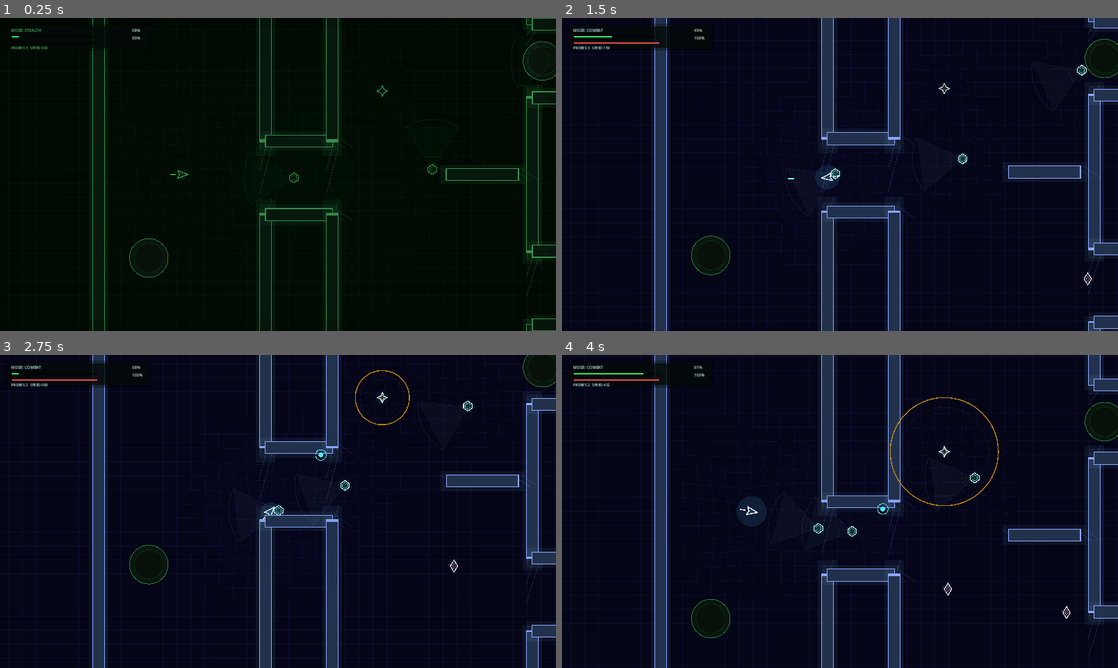
Above: before the commit, frames 1-4 (two rows, left to right).
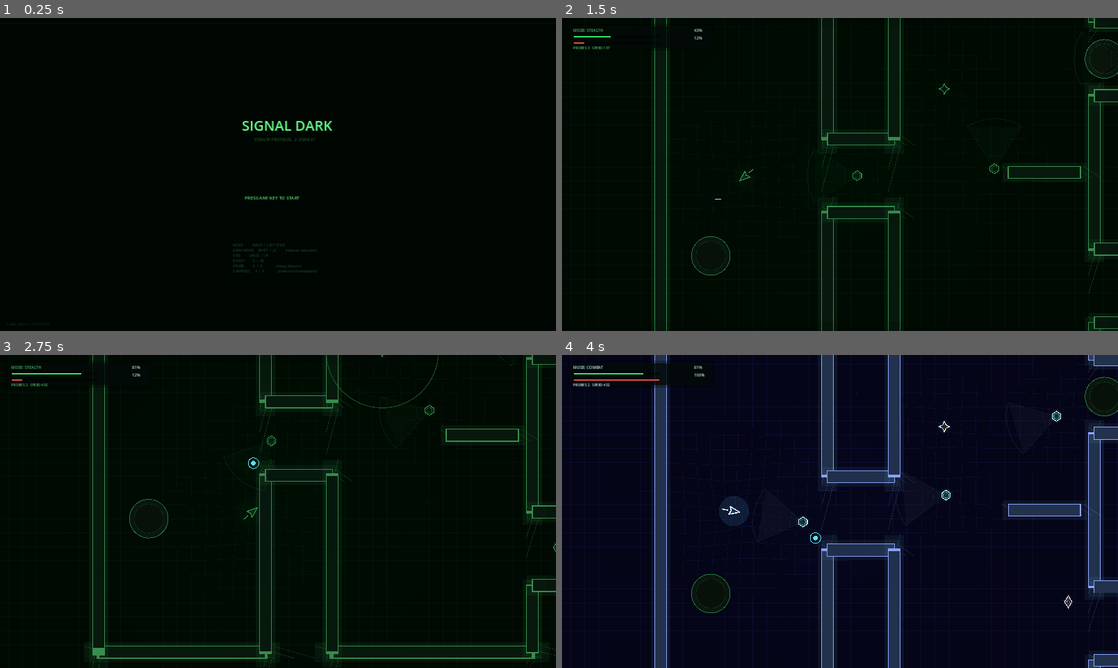
Above: after the commit, the same moments.

Repository: weeksdev/signal_dark
Game: Godot game, scene res://src/ui/StartScreen.tscn
Same seed, same stepped clock (60 frames per second), same inputs: the game is played once before the commit and once after it. Before the commit the project starts from res://src/world/World.tscn.
Inputs (mouse positions are in pixels of both pictures, inside the frame that each line leads up to):
- Up to frame 1 (0.25 s): no input
- Up to frame 2 (1.5 s): tap Enter at 0.5 s; move the mouse to (962, 158) at 0.52 s; hold D (move_right) 0.53-1.28 s; hold Space (boost) 0.53-1.28 s; move the mouse to (728, 190) at 1.27 s; hold S (move_down) from 1.28 s (still down); click (728, 190) at 1.35 s
- Up to frame 3 (2.75 s): move the mouse to (333, 442) at 2.02 s; release S (move_down) at 2.03 s; hold D (move_right) from 2.03 s (still down); hold Q (probe) from 2.03 s (still down)
- Up to frame 4 (4 s): move the mouse to (812, 574) at 2.77 s; release D (move_right) at 2.78 s; release Q (probe) at 2.78 s; hold W (move_up) 2.78-3.53 s; tap E (suppress) at 2.85 s; move the mouse to (1006, 558) at 3.52 s; hold A (move_left) from 3.53 s (still down); hold Space (boost) from 3.53 s (still down)

The runs differ from the first frame. In frame 1, 3.2% of the frame differs, in the area x 2-100%, y 0-100%; in frame 2, 27%, in the area x 0-100%, y 0-100%; in frame 3, 26%; in frame 4, 7.2%.

Commit message:
Add Start screen, Game Over screen, replace death flash
StartScreen: phosphor green title screen with grid background, animated
scan line, blinking start prompt, full controls reference. Any key/button
press loads World.tscn after 0.6s guard to prevent accidental skip.

GameOverOverlay: replaces the 0.45s white flash. Fades in red GAME OVER
with glow, pulsing red tint, countdown then PRESS ANY KEY TO RETRY blink.
Auto-restarts after 2.55s or on any key. 1.1s input guard prevents
holding a key from skipping before player has read the screen.

project.godot: main scene is now StartScreen.tscn.

Co-Authored-By: Claude Sonnet 4.6 <noreply@anthropic.com>

Diff:
--- a/project.godot
+++ b/project.godot
@@ -6,7 +6,7 @@
 [application]
 
 config/name="Signal Dark"
-run/main_scene="res://src/world/World.tscn"
+run/main_scene="res://src/ui/StartScreen.tscn"
 
 [autoload]
 
--- /dev/null
+++ b/src/ui/GameOverOverlay.gd
@@ -0,0 +1,89 @@
+extends Control
+
+const FADE_IN_SECS := 0.55
+const HOLD_SECS    := 2.0
+const TOTAL_SECS   := FADE_IN_SECS + HOLD_SECS
+
+var _active: bool  = false
+var _elapsed: float = 0.0
+var _accept_input: bool = false
+
+
+func trigger() -> void:
+	_active = true
+	_elapsed = 0.0
+	_accept_input = false
+	queue_redraw()
+	# Brief delay before accepting input so a held key doesn't skip instantly
+	var t := get_tree().create_timer(1.1)
+	t.timeout.connect(func(): _accept_input = true)
+
+
+func _process(delta: float) -> void:
+	if not _active:
+		return
+	_elapsed += delta
+	queue_redraw()
+	if _elapsed >= TOTAL_SECS:
+		_restart()
+
+
+func _input(event: InputEvent) -> void:
+	if not _active or not _accept_input:
+		return
+	var pressed := false
+	if event is InputEventKey and event.pressed and not event.echo:
+		pressed = true
+	elif event is InputEventJoypadButton and event.pressed:
+		pressed = true
+	if pressed:
+		_restart()
+
+
+func _restart() -> void:
+	_active = false
+	GameState.restart_zone()
+
+
+func _draw() -> void:
+	if not _active:
+		return
+
+	var vp    := get_viewport_rect().size
+	var alpha := minf(_elapsed / FADE_IN_SECS, 1.0)
+	var font  := ThemeDB.fallback_font
+	var cx    := vp.x * 0.5
+
+	# Dark overlay
+	draw_rect(Rect2(Vector2.ZERO, vp), Color(0.0, 0.0, 0.0, 0.82 * alpha))
+
+	# Red tint pulse
+	var pulse := 0.5 + 0.5 * sin(_elapsed * 3.0)
+	draw_rect(Rect2(Vector2.ZERO, vp),
+			Color(0.55, 0.0, 0.0, 0.06 * alpha * pulse))
+
+	# GAME OVER — layered glow
+	var gx := cx - 80.0
+	var gy := vp.y * 0.43
+	for i in 2:
+		var spread := (2 - i) * 3.0
+		draw_string(font, Vector2(gx + spread * 0.4, gy + spread * 0.4),
+				"GAME OVER", HORIZONTAL_ALIGNMENT_LEFT, -1, 32,
+				Color(0.9, 0.1, 0.08, 0.15 * alpha))
+	draw_string(font, Vector2(gx, gy), "GAME OVER",
+			HORIZONTAL_ALIGNMENT_LEFT, -1, 32,
+			Color(1.0, 0.22, 0.18, alpha))
+
+	# Prompt or countdown
+	if _accept_input:
+		if fmod(_elapsed, 1.1) < 0.7:
+			draw_string(font, Vector2(cx - 82.0, vp.y * 0.555),
+					"PRESS ANY KEY TO RETRY",
+					HORIZONTAL_ALIGNMENT_LEFT, -1, 12,
+					Color(0.9, 0.45, 0.4, alpha * 0.85))
+	else:
+		var remaining := maxf(0.0, TOTAL_SECS - _elapsed)
+		draw_string(font, Vector2(cx - 10.0, vp.y * 0.555),
+				"%.1f" % remaining,
+				HORIZONTAL_ALIGNMENT_LEFT, -1, 13,
+				Color(1.0, 0.22, 0.18, alpha * 0.55))
--- /dev/null
+++ b/src/ui/StartScreen.gd
@@ -0,0 +1,106 @@
+extends Node2D
+
+var _elapsed: float = 0.0
+var _ready_to_start: bool = false
+
+
+func _ready() -> void:
+	AlertSystem.reset()
+	ColorSystem.reset()
+	var t := get_tree().create_timer(0.6)
+	t.timeout.connect(func(): _ready_to_start = true)
+
+
+func _process(delta: float) -> void:
+	_elapsed += delta
+	queue_redraw()
+
+
+func _input(event: InputEvent) -> void:
+	if not _ready_to_start:
+		return
+	var pressed := false
+	if event is InputEventKey and event.pressed and not event.echo:
+		pressed = true
+	elif event is InputEventJoypadButton and event.pressed:
+		pressed = true
+	if pressed:
+		get_tree().change_scene_to_file("res://src/world/World.tscn")
+
+
+func _draw() -> void:
+	var vp  := get_viewport_rect().size
+	var t   := _elapsed
+	var font := ThemeDB.fallback_font
+
+	# Background
+	draw_rect(Rect2(Vector2.ZERO, vp), Color(0.0, 0.025, 0.01, 1.0))
+
+	# Grid
+	var gc := Color(0.1, 0.24, 0.14, 0.3)
+	var sp := 28.0
+	var gx := 0.0
+	while gx <= vp.x:
+		draw_line(Vector2(gx, 0.0), Vector2(gx, vp.y), gc, 1.0)
+		gx += sp
+	var gy := 0.0
+	while gy <= vp.y:
+		draw_line(Vector2(0.0, gy), Vector2(vp.x, gy), gc, 1.0)
+		gy += sp
+
+	# Animated scan line
+	var scan_y := fmod(t * 180.0, vp.y + 60.0) - 30.0
+	draw_line(Vector2(0.0, scan_y), Vector2(vp.x, scan_y),
+			Color(0.3, 0.9, 0.45, 0.06), 2.0)
+
+	# Title glow (layered for phosphor bloom)
+	var cx  := vp.x * 0.5
+	var ty  := vp.y * 0.36
+	var title := "SIGNAL DARK"
+	for i in 3:
+		var spread := (3 - i) * 3.0
+		draw_string(font,
+				Vector2(cx - 104.0 + spread * 0.3, ty + spread * 0.3),
+				title, HORIZONTAL_ALIGNMENT_LEFT, -1, 40,
+				Color(0.15, 0.7, 0.3, 0.12 - i * 0.03))
+	draw_string(font, Vector2(cx - 104.0, ty), title,
+			HORIZONTAL_ALIGNMENT_LEFT, -1, 40,
+			Color(0.42, 1.0, 0.56, 0.95))
+
+	# Tagline
+	draw_string(font, Vector2(cx - 68.0, ty + 30.0),
+			"STEALTH PROTOCOL  //  ZONE 01",
+			HORIZONTAL_ALIGNMENT_LEFT, -1, 11,
+			Color(0.22, 0.65, 0.33, 0.5))
+
+	# Divider
+	draw_line(Vector2(cx - 120.0, ty + 50.0), Vector2(cx + 120.0, ty + 50.0),
+			Color(0.22, 0.6, 0.32, 0.28), 1.0)
+
+	# Blinking prompt
+	if fmod(t, 1.3) < 0.82:
+		draw_string(font, Vector2(cx - 96.0, vp.y * 0.58),
+				"PRESS ANY KEY TO START",
+				HORIZONTAL_ALIGNMENT_LEFT, -1, 13,
+				Color(0.38, 1.0, 0.52, 0.9))
+
+	# Controls block
+	var hy    := vp.y * 0.73
+	var hc    := Color(0.18, 0.52, 0.27, 0.48)
+	var hints := [
+		"MOVE          WASD  /  LEFT STICK",
+		"DARK MODE     SHIFT  /  L2          (reduces emission)",
+		"FIRE          SPACE  /  R1",
+		"BOOST         E  /  R2",
+		"PROBE         Q  /  X               (decoy beacon)",
+		"SUPPRESS      F  /  A               (silent kill from behind)",
+	]
+	for i in hints.size():
+		draw_string(font, Vector2(cx - 130.0, hy + i * 15.0),
+				hints[i], HORIZONTAL_ALIGNMENT_LEFT, -1, 10, hc)
+
+	# Version / build tag
+	draw_string(font, Vector2(16.0, vp.y - 16.0),
+			"SIGNAL DARK  //  PROTOTYPE",
+			HORIZONTAL_ALIGNMENT_LEFT, -1, 9,
+			Color(0.15, 0.42, 0.22, 0.35))
--- /dev/null
+++ b/src/ui/StartScreen.tscn
@@ -0,0 +1,6 @@
+[gd_scene load_steps=2 format=3]
+
+[ext_resource type="Script" path="res://src/ui/StartScreen.gd" id="1"]
+
+[node name="StartScreen" type="Node2D"]
+script = ExtResource("1")
--- a/src/world/World.gd
+++ b/src/world/World.gd
@@ -2,7 +2,7 @@
 
 @onready var ship = $Ship
 @onready var hud = $CanvasLayer/HUD
-@onready var death_overlay = $CanvasLayer/DeathOverlay
+@onready var game_over_overlay = $CanvasLayer/GameOverOverlay
 @onready var zone_complete_overlay = $CanvasLayer/ZoneCompleteOverlay
 @onready var grid: Node2D = $Grid
 
@@ -25,7 +25,6 @@
 	_apply_desktop_window_size()
 	restarting = false
 	completing = false
-	death_overlay.visible = false
 	ship.destroyed.connect(_on_ship_destroyed)
 	_configure_camera()
 	enemies = get_tree().get_nodes_in_group("zone_enemy")
@@ -72,9 +71,7 @@
 	if restarting or completing:
 		return
 	restarting = true
-	death_overlay.visible = true
-	var timer := get_tree().create_timer(0.45)
-	timer.timeout.connect(GameState.restart_zone)
+	game_over_overlay.trigger()
 
 
 func trigger_alert() -> void:
--- a/src/world/World.tscn
+++ b/src/world/World.tscn
@@ -14,6 +14,7 @@
 [ext_resource type="PackedScene" path="res://src/enemies/Wisp.tscn" id="12"]
 [ext_resource type="PackedScene" path="res://src/world/ExitZone.tscn" id="13"]
 [ext_resource type="Script" path="res://src/ui/ZoneCompleteOverlay.gd" id="14"]
+[ext_resource type="Script" path="res://src/ui/GameOverOverlay.gd" id="15"]
 
 [node name="World" type="Node2D"]
 script = ExtResource("1")
@@ -400,8 +401,7 @@
 mouse_filter = 2
 script = ExtResource("14")
 
-[node name="DeathOverlay" type="ColorRect" parent="CanvasLayer"]
-visible = false
+[node name="GameOverOverlay" type="Control" parent="CanvasLayer"]
 layout_mode = 3
 anchors_preset = 15
 anchor_right = 1.0
@@ -409,4 +409,4 @@
 grow_horizontal = 2
 grow_vertical = 2
 mouse_filter = 2
-color = Color(1, 1, 1, 0.18)
+script = ExtResource("15")
Not shown: 1 places in src/world/World.tscn that only renumber resources
